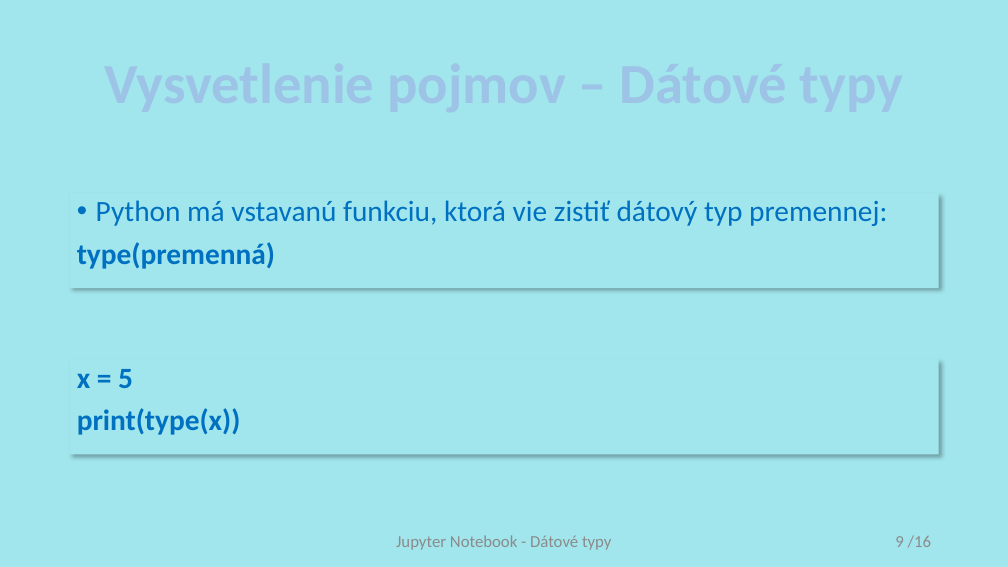
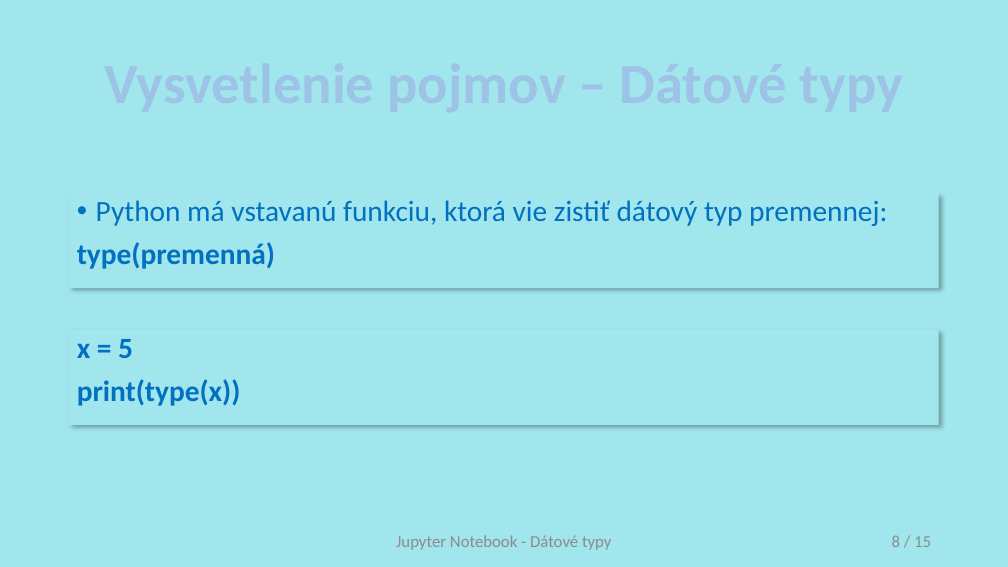
Before and after one commit to xcerni13/diplomova-praca, a slide deck: slide 8 of Prezentacie/3. Datove typy.pptx (slide 9 before the commit). Drawn at 1008x567 pixels with LibreOffice and Linux fonts; fonts in the diff are those of the drawing. Boxes give left, top, right and bottom in pixels: in the first picture for what was removed or moved away, otherwise in the second. Text is boxed around its words. In the diff, an @@ line names an element or a change of style, - is before the commit and + after.

```diff
--- a/Prezentacie/3. Datove typy.pptx
+++ b/Prezentacie/3. Datove typy.pptx
@@ rectangle "x = 5": place and size @@
-rectangle "x = 5" at [70,359,939,454]
+rectangle "x = 5" at [70,330,939,425]
@@ page number at [892,535,931,547]: text changed @@
-9 /16
+8 / 15
```
Also in this commit, not shown: 5 other slides changed, 1 slide removed, 9 other files.
